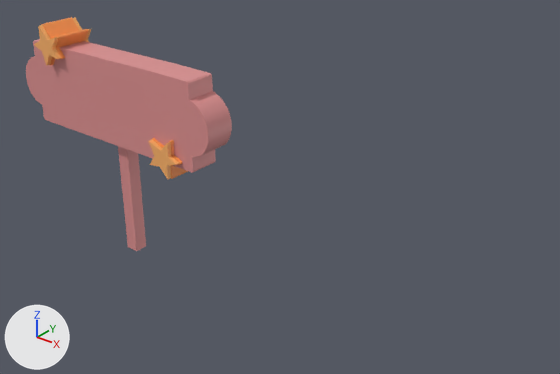
The Blender file Assets/Models/blender files/Kyltti.blend, before and after one commit.
Rendered twice from a 50 mm camera at (9.43, -7.99, 4.15) aimed at (2.87, 0.2, -0.93). The lights are fixed; the arrows at lower left show +X, +Y and +Z. The same objects are shown in both versions, whatever each file hides.

The older version as bpy lines, for what is in view:
```python
ob_kyltti = bpy.data.objects.new('Kyltti', me_plane)
ob_kyltti.location = (0.0, 0.0, 0.0)
ob_kyltti.rotation_euler = (1.571, 0.0, 0.0)  # degrees (90, 0, 0)
ob_kyltti.scale = (1.0, 1.0, 1.09)
ob_star = bpy.data.objects.new('Star', me_plane_001)
ob_star.location = (-1.4, 0.02, 0.63)
ob_star.rotation_euler = (1.57, 0.0106, -0.000595)  # degrees (90, 0.6, -0)
ob_star.scale = (0.232, 0.232, 0.442)
ob_star_001 = bpy.data.objects.new('Star.001', me_plane_002)
ob_star_001.location = (1.21, 0.03, -0.68)
ob_star_001.rotation_euler = (1.575, -0.483, -0.00997)  # degrees (90, -28, -0.6)
ob_star_001.scale = (0.232, 0.232, 0.435)
```
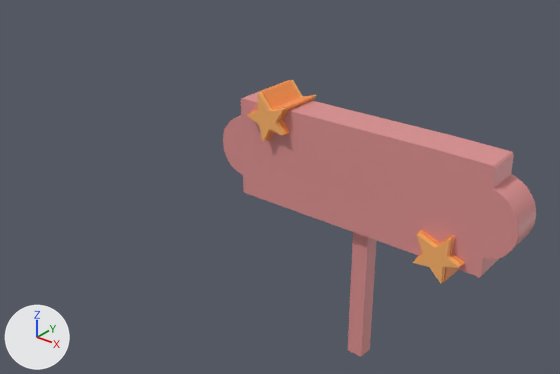
The change, as a diff of the scene's bpy script:
```diff
--- a/Assets/Models/blender files/Kyltti.blend.py
+++ b/Assets/Models/blender files/Kyltti.blend.py
@@ ob_kyltti @@
 ob_kyltti = bpy.data.objects.new('Kyltti', me_plane)
-ob_kyltti.location = (0.0, 0.0, 0.0)
+ob_kyltti.location = (4.68, 0.0, 0.0)
 ob_kyltti.rotation_euler = (1.571, 0.0, 0.0)  # degrees (90, 0, 0)
@@ ob_star @@
 ob_star = bpy.data.objects.new('Star', me_plane_001)
-ob_star.location = (-1.4, 0.02, 0.63)
+ob_star.location = (3.28, 0.02, 0.48)
 ob_star.rotation_euler = (1.57, 0.0106, -0.000595)  # degrees (90, 0.6, -0)
@@ ob_star_001 @@
 ob_star_001 = bpy.data.objects.new('Star.001', me_plane_002)
-ob_star_001.location = (1.21, 0.03, -0.68)
+ob_star_001.location = (5.89, 0.03, -0.68)
 ob_star_001.rotation_euler = (1.575, -0.483, -0.00997)  # degrees (90, -28, -0.6)
```

Pixel boxes [x1, y1, x2, y2] of what changed, in the pictures (560 x 374 px):
'Kyltti', moved: before [26, 39, 232, 251]; after [223, 89, 536, 357]
'Star', moved: before [34, 17, 91, 66]; after [247, 80, 316, 141]
'Star.001', moved: before [148, 138, 188, 179]; after [413, 230, 465, 284]
